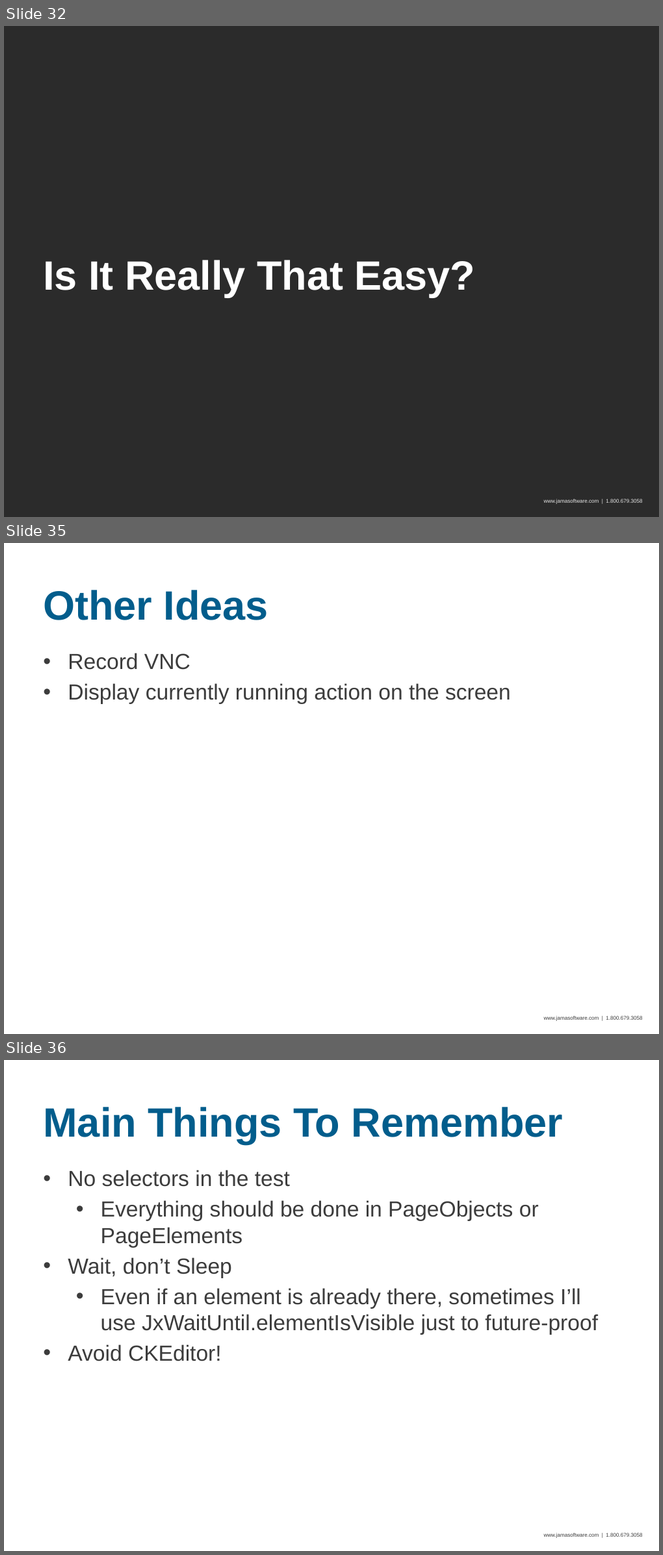
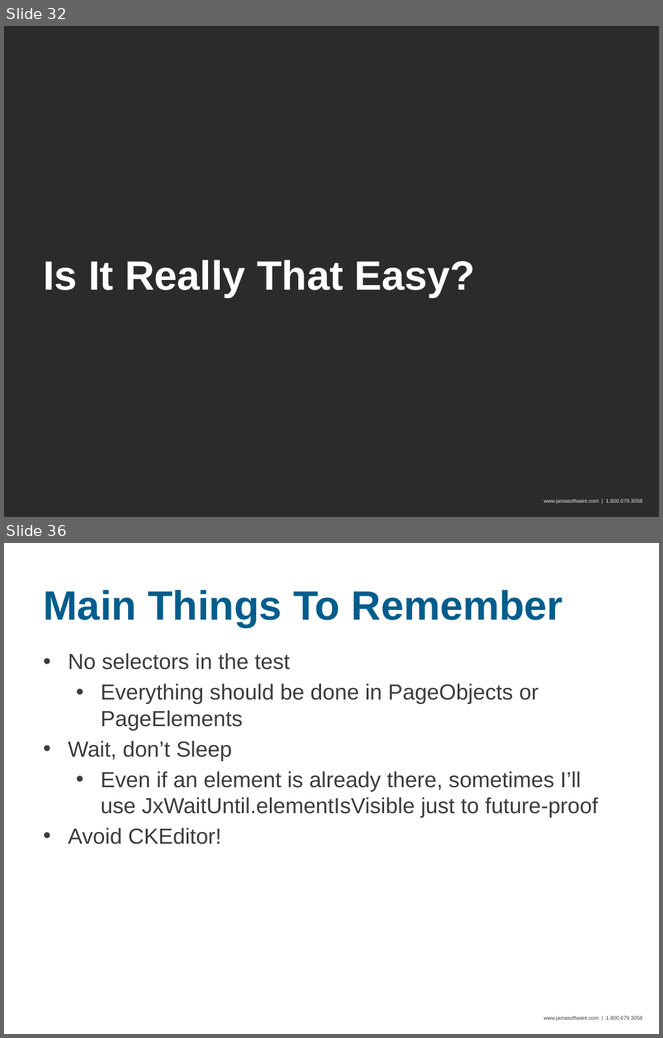
Before and after one commit to seanadkinson/webdriver-examples, a slide deck: slides.pptx. Shown one above the other, each under a label of ours: slides 32, 35 and 36 before the commit, slides 32 and 36 after it; the slides between them are not shown. The pictures are 663x1555 and 663x1038 pixels, drawn with LibreOffice and Linux fonts; fonts in the diff are those of the drawing; background and template pictures are left out; a plain dark background stands for a picture behind light text. Boxes give left, top, right and bottom in pixels: in the first picture for what was removed or moved away, otherwise in the second. Text is boxed around its words. In the diff, an @@ line names an element or a change of style, - is before the commit and + after.

```diff
--- a/slides.pptx
+++ b/slides.pptx
@@ slide 35 removed at bbox=[4, 543, 659, 1034], background picture (left out); not listed: 1 template element that a slide beside it also shows @@
@@ title removed at bbox=[43, 590, 269, 620] @@
-Other Ideas
@@ text removed at bbox=[68, 653, 511, 704] @@
-• Record VNC
-• Display currently running action on the screen
```
Also in this commit, not shown: 8 slides changed, 1 slide added, 6 other files.
